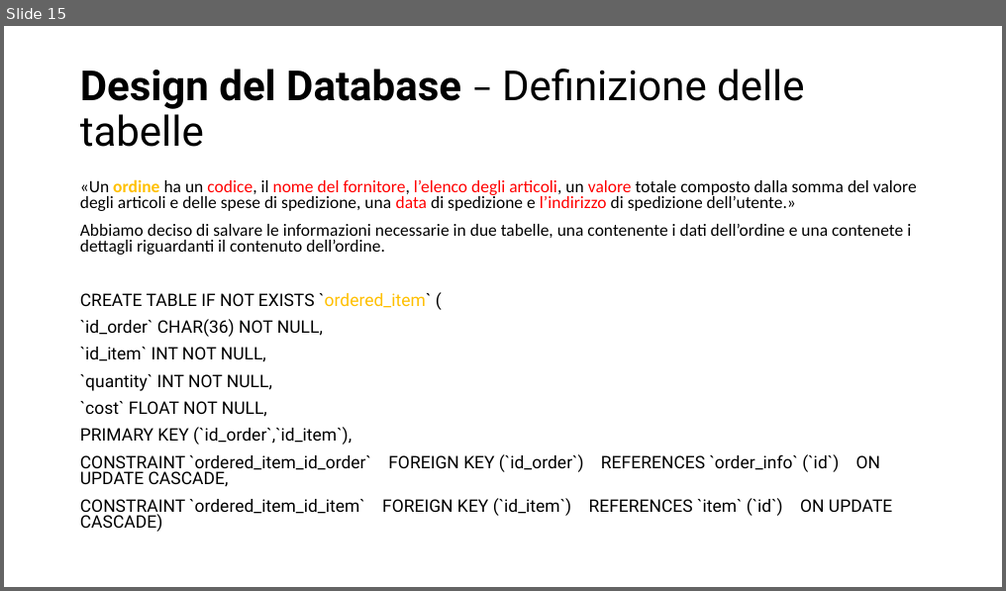
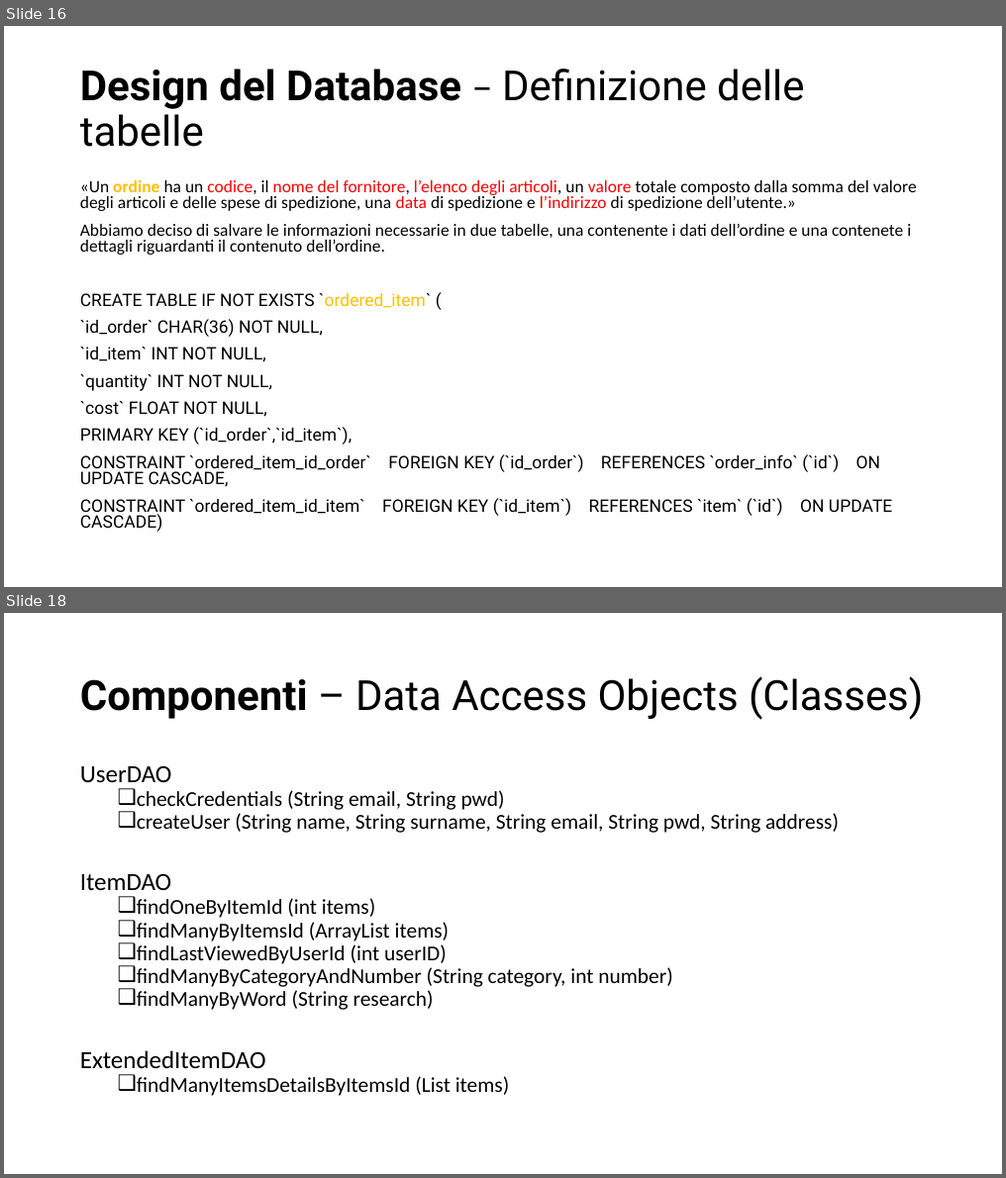
Before and after one commit to sofiamartellozzo/BigBang, a slide deck: docs/ideaPerLaPresentazione.pptx. Shown one above the other, each under a label of ours: slide 15 before the commit, slides 16 and 18 after it; the slides between them are not shown. The pictures are 1006x591 and 1006x1178 pixels, drawn with LibreOffice and Linux fonts; fonts in the diff are those of the drawing. Boxes give left, top, right and bottom in pixels: in the first picture for what was removed or moved away, otherwise in the second. Text is boxed around its words. In the diff, an @@ line names an element or a change of style, - is before the commit and + after.

```diff
--- a/docs/ideaPerLaPresentazione.pptx
+++ b/docs/ideaPerLaPresentazione.pptx
@@ slide 18 added at [4, 613, 1002, 1174], background #FFFFFF @@
@@ title added at [80, 676, 923, 720], 40 pt, text #000000 @@
+Componenti – Data Access Objects (Classes)
@@ text added at [80, 765, 839, 1096], 20.4 pt, text #000000 @@
+UserDAO
+  ❑ checkCredentials (String email, String pwd)
+  ❑ createUser (String name, String surname, String email, String pwd, String address)
+ItemDAO
+  ❑ findOneByItemId (int items)
+  ❑ findManyByItemsId (ArrayList items)
+  ❑ findLastViewedByUserId (int userID)
+  ❑ findManyByCategoryAndNumber (String category, int number)
+  ❑ findManyByWord (String research)
+ExtendedItemDAO
+  ❑ findManyItemsDetailsByItemsId (List items)
@@ what was slide 15 is now slide 16 @@
```
Also in this commit, not shown: 2 slides changed, 9 other slides added.
